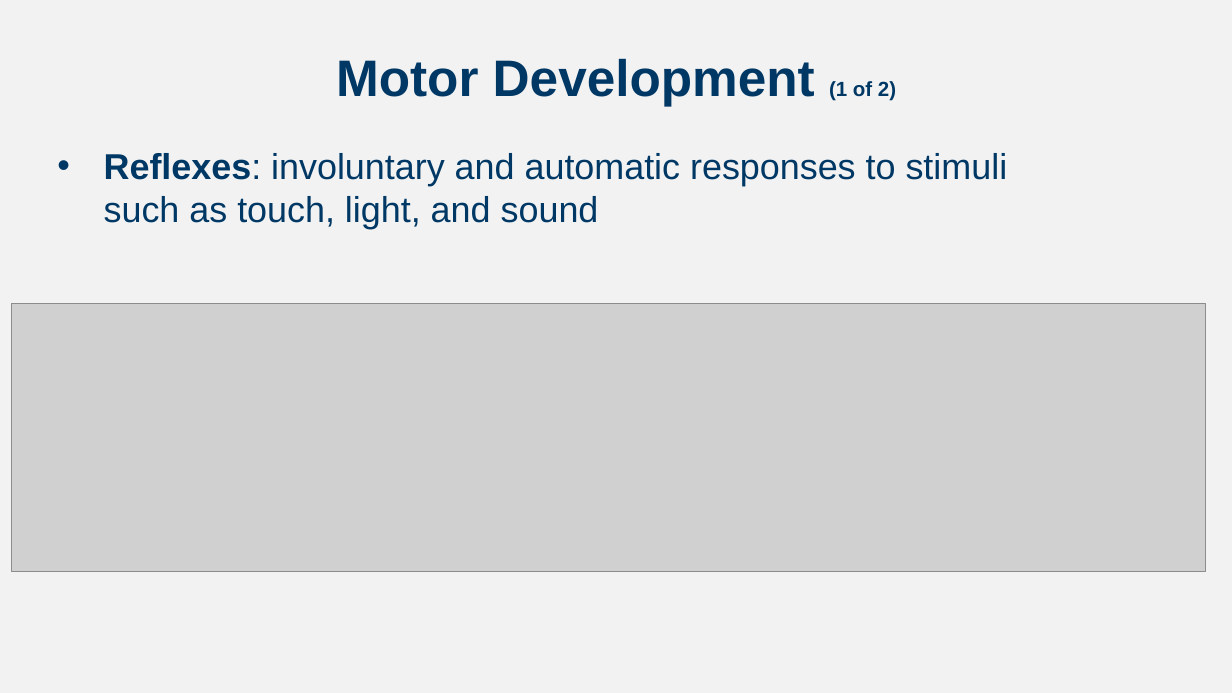
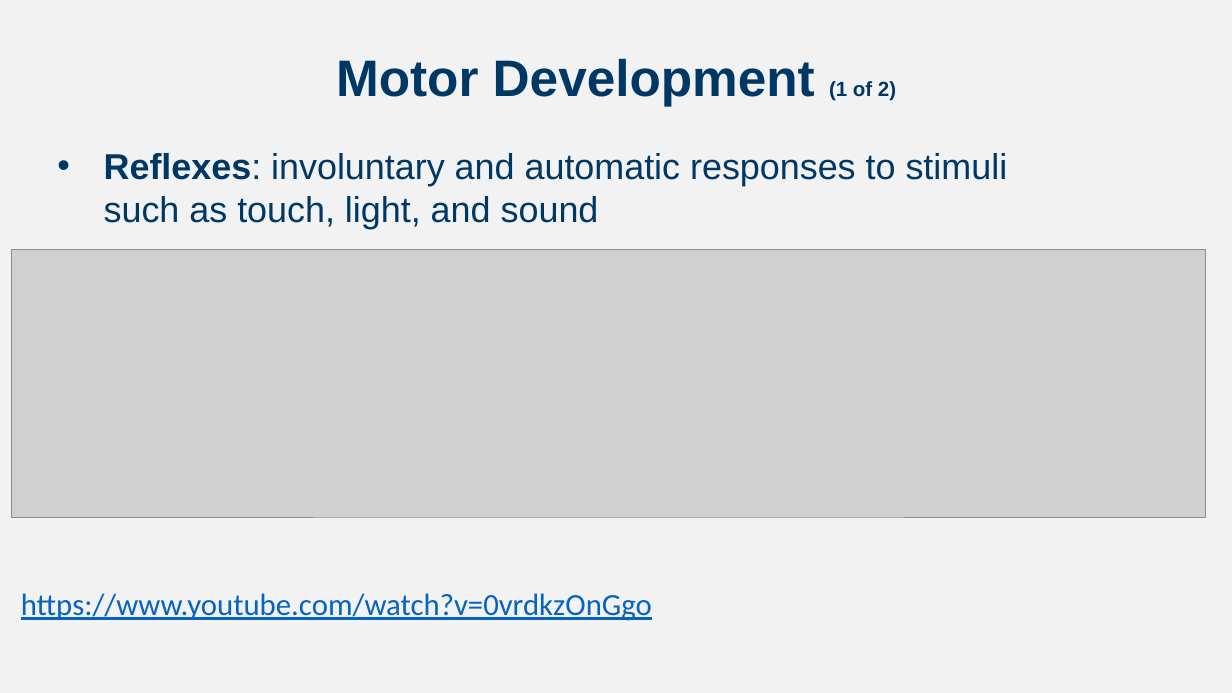
Before and after one commit to npm27/Teaching-Materials, a slide deck: slide 11 of Developmental Fall 24/Slides/Chapter 4.pptx (slide 10 before the commit). Drawn at 1232x693 pixels with LibreOffice and Linux fonts; fonts in the diff are those of the drawing; grey boxes stand for pictures. Boxes give left, top, right and bottom in pixels: in the first picture for what was removed or moved away, otherwise in the second. Text is boxed around its words. In the diff, an @@ line names an element or a change of style, - is before the commit and + after.

```diff
--- a/Developmental Fall 24/Slides/Chapter 4.pptx
+++ b/Developmental Fall 24/Slides/Chapter 4.pptx
@@ picture: place and size @@
-picture at <box>12,304,1206,572</box>
+picture at <box>12,250,1206,518</box>
@@ text added at <box>21,593,652,621</box>, 24 pt, text #0563C1, underline @@
+https://www.youtube.com/watch?v=0vrdkzOnGgo
```
Also in this commit, not shown: 1 other slide changed, 1 slide added, 4 other files.
